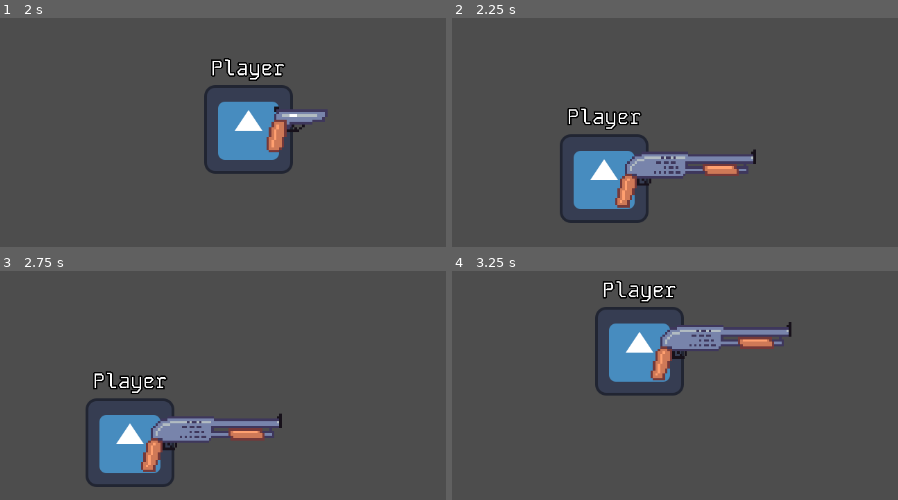
Above: before the commit, frames 1-4 (two rows, left to right).
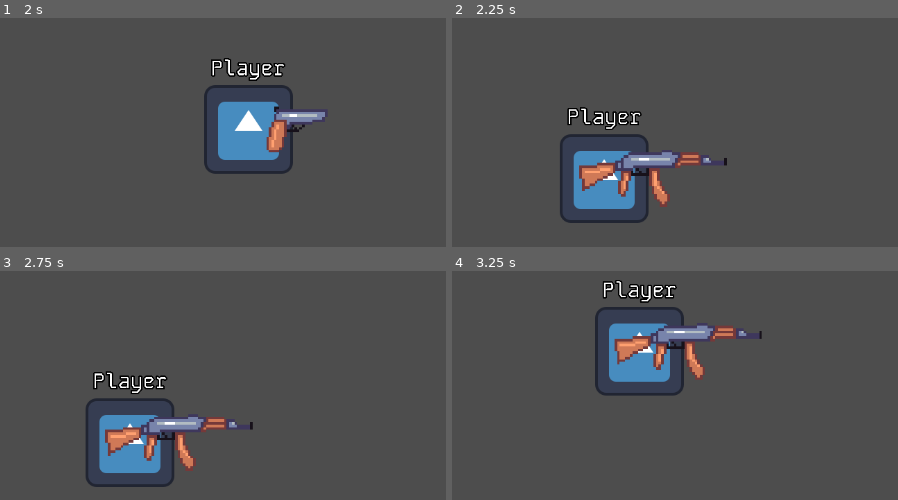
Above: after the commit, the same moments.

Repository: Shuflduf/MultiMurder
Game: Godot game, scene res://scenes/player.tscn
Same seed, same stepped clock (60 frames per second), same inputs: the game is played once before the commit and once after it. This scene is started directly instead of the project's main scene. The engine's default icon, where the game draws it, is replaced by a stand-in: a white triangle on a blue panel in a dark square.
Inputs (mouse positions are in pixels of both pictures, inside the frame that each line leads up to):
- Up to frame 1 (2 s): tap Enter at 0.5 s; move the mouse to (343, 118) at 0.52 s; press the mouse at (343, 118) at 0.53 s; hold D (right) 0.53-1.28 s; move the mouse to (8, 162) at 1.27 s; release the mouse at (8, 162) at 1.28 s; hold S (down) from 1.28 s (still down); tap 1 (switch_1) at 1.35 s
- Up to frame 2 (2.25 s): move the mouse to (701, 40) at 2.02 s; release S (down) at 2.03 s; hold D (right) from 2.03 s (still down); hold 2 (switch_2) from 2.03 s (still down)
- Up to frame 3 (2.75 s): keep holding D (right); keep holding 2 (switch_2)
- Up to frame 4 (3.25 s): move the mouse to (581, 483) at 2.77 s; release D (right) at 2.78 s; release 2 (switch_2) at 2.78 s; hold W (up) from 2.78 s (still down); click (581, 483) at 2.85 s

Frame 1 is identical in both runs. In frame 2, 3.7% of the frame differs, in the area x 28-69%, y 57-83%; in frame 3, 3.7%; in frame 4, 3.7%, in the area x 36-77%, y 22-49%.

Commit message:
proper recoil on ak

Diff:
--- a/scenes/guns/ak.tscn
+++ b/scenes/guns/ak.tscn
@@ -11,6 +11,7 @@
 clip = 30
 reserve = 90
 automatic = true
+recoil = 3
 
 [node name="Sprite2D" parent="barrel" index="0"]
 scale = Vector2(3.72727, 3.72727)
--- a/scenes/guns/revolver.tscn
+++ b/scenes/guns/revolver.tscn
@@ -4,7 +4,6 @@
 [ext_resource type="Texture2D" uid="uid://dlb3c0mroha0x" path="res://assets/sprites/revolver.png" id="2_3rmrh"]
 
 [node name="Revolver" instance=ExtResource("1_ekelj")]
-recoil = 10.0
 
 [node name="Sprite2D" parent="barrel" index="0"]
 scale = Vector2(3.66667, 3.66667)
--- a/scenes/guns/shotgun.tscn
+++ b/scenes/guns/shotgun.tscn
@@ -10,7 +10,7 @@
 spread = 60
 neat_spread = true
 fire_speed = 0.4
-recoil = 20.0
+recoil = 20
 
 [node name="Sprite2D" parent="barrel" index="0"]
 position = Vector2(47, 0)
--- a/scenes/player.tscn
+++ b/scenes/player.tscn
@@ -3,8 +3,8 @@
 [ext_resource type="Script" path="res://scripts/player.gd" id="1_2vvyq"]
 [ext_resource type="Texture2D" uid="uid://cepqbljkg6yn7" path="res://icon.svg" id="1_6em2n"]
 [ext_resource type="Script" path="res://scripts/move_c.gd" id="2_2ophi"]
-[ext_resource type="PackedScene" uid="uid://bybw21gfe5tog" path="res://scenes/guns/shotgun.tscn" id="3_nbsvq"]
 [ext_resource type="PackedScene" uid="uid://bj2ddbtirkem" path="res://scenes/guns/revolver.tscn" id="4_jhe37"]
+[ext_resource type="PackedScene" uid="uid://b4321xovw1xhi" path="res://scenes/guns/ak.tscn" id="5_f8kch"]
 [ext_resource type="PackedScene" uid="uid://bchpxrh8u3cih" path="res://scenes/hud.tscn" id="6_52mw6"]
 [ext_resource type="LabelSettings" uid="uid://qhfcbntgbe61" path="res://resources/heading3.tres" id="7_b2ah7"]
 
@@ -32,7 +32,7 @@
 collision_layer = 2
 script = ExtResource("1_2vvyq")
 synchronizer = NodePath("MultiplayerSynchronizer")
-weapons = Array[PackedScene]([ExtResource("4_jhe37"), ExtResource("3_nbsvq")])
+weapons = Array[PackedScene]([ExtResource("4_jhe37"), ExtResource("5_f8kch")])
 
 [node name="Weapon" type="Node2D" parent="."]
 
--- a/scripts/guns/base_gun.gd
+++ b/scripts/guns/base_gun.gd
@@ -6,7 +6,7 @@
 @export var clip = 6
 @export var reserve = 20
 @export var automatic = false
-@export_range(0, 90) var recoil = 200.0
+@export_range(0, 90) var recoil = 10
 
 @onready var barrel: Node2D = $barrel
 @onready var sprite: Sprite2D = $barrel/Sprite2D
